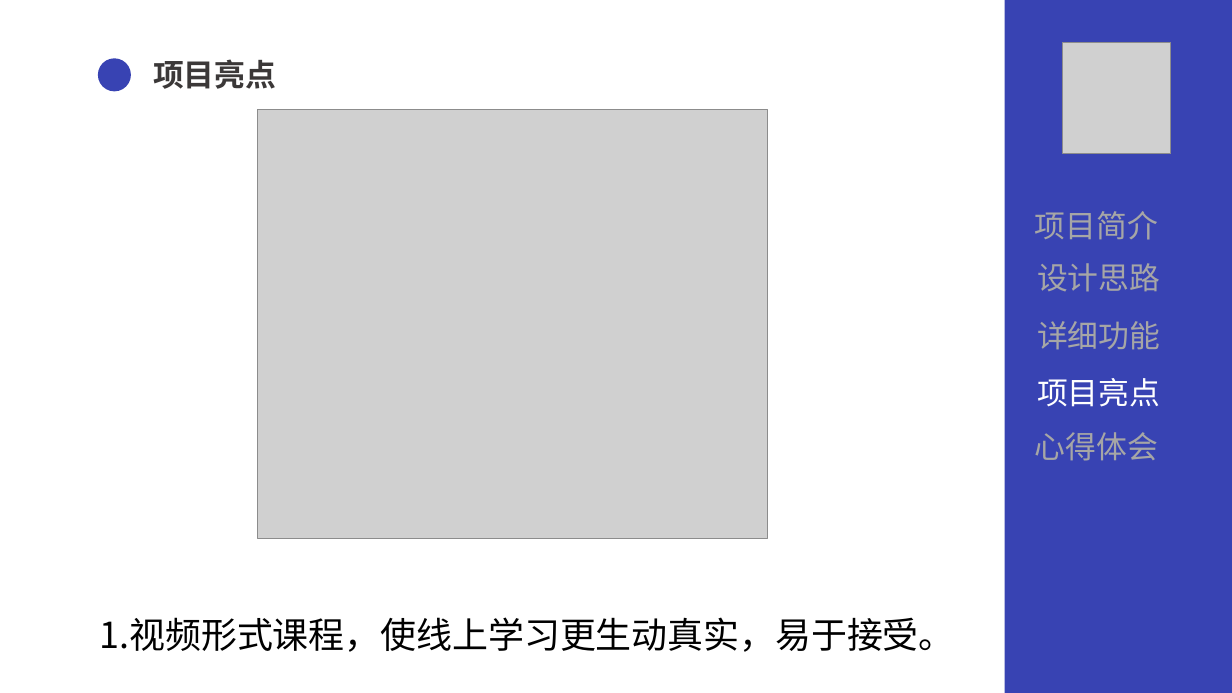
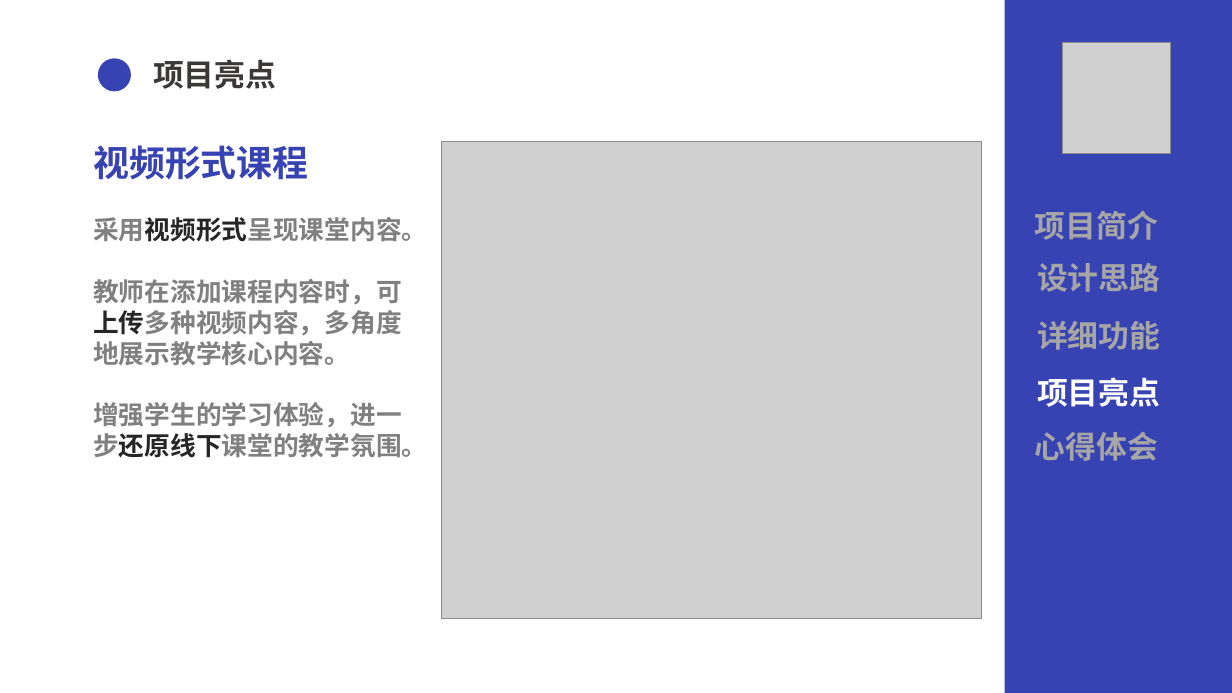
Before and after one commit to wang-kaopu/assignment, a slide deck: slide 17 of document/QG汇报.pptx (slide 16 before the commit). Drawn at 1232x693 pixels with LibreOffice and Linux fonts; fonts in the diff are those of the drawing; grey boxes stand for pictures. Boxes give left, top, right and bottom in pixels: in the first picture for what was removed or moved away, otherwise in the second. Text is boxed around its words. In the diff, an @@ line names an element or a change of style, - is before the commit and + after.

Commit message:
refactor:修改PPT和项目文档

```diff
--- a/document/QG汇报.pptx
+++ b/document/QG汇报.pptx
@@ picture removed at (x1=258, y1=109, x2=768, y2=538) @@
@@ text added at (x1=93, y1=145, x2=427, y2=458), 20 pt, text #808080, bold @@
+视频形式课程
+采用视频形式呈现课堂内容。
+教师在添加课程内容时，可上传多种视频内容，多角度地展示教学核心内容。
+增强学生的学习体验，进一步还原线下课堂的教学氛围。
@@ picture added at (x1=442, y1=141, x2=982, y2=618) @@
@@ bold on in 5 elements at (x1=1035, y1=211, x2=1158, y2=240), (x1=1037, y1=377, x2=1160, y2=407), (x1=1037, y1=263, x2=1160, y2=292), (x1=1037, y1=321, x2=1160, y2=350), (x1=1035, y1=432, x2=1158, y2=461) @@
@@ text removed at (x1=100, y1=617, x2=955, y2=652) @@
-1.视频形式课程，使线上学习更生动真实，易于接受。
```
Also in this commit, not shown: 12 other slides changed, 8 slides added, 1 other file.
